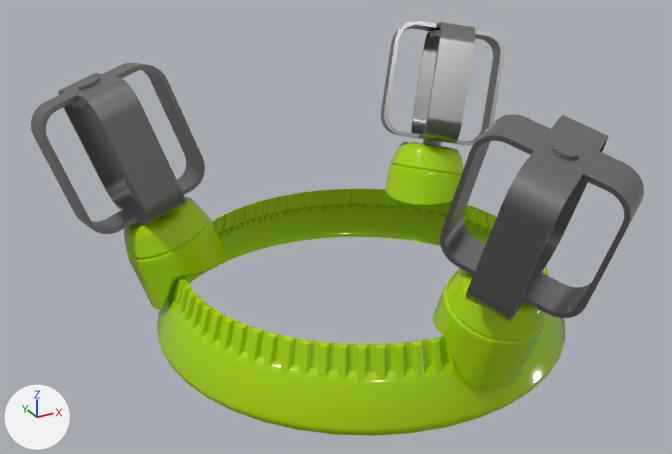
The glTF model static/models/burn_craft_mixer.glb: old version first, new version second.
Camera for both pictures: a 50 mm lens placed at (-9.46, -16.06, 10.47), pointed at (-1.02, -0.72, 2.8). Lighting does not change. The marker at lower left points along +X, +Y and +Z. Where no turn or scale is listed for an object, it has been applied to the vertices.
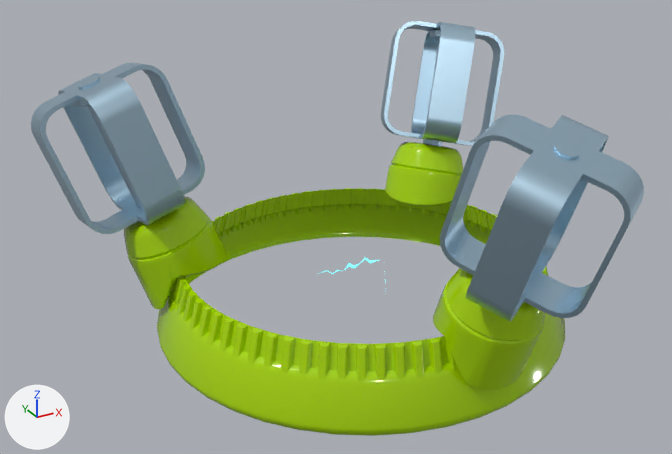
Commit message: Update mixer

What changed in the scene script:
```text
Change mat_rubber_a_003:
    mat_rubber_a_003.base_color: (0.311, 0.311, 0.311) -> (0.489, 0.677, 0.814)  # grey #979797 -> blue #bad7e9
Add mat_lightning:
    mat_lightning = principled_material('lightning')
    mat_lightning.base_color = (0.8, 0.8, 0.8)  # white #e7e7e7
    mat_lightning.emission_color = (0.0248, 0.888, 1.0)  # cyan #2cf2ff
    mat_lightning.emission_strength = 1.0
Add me_plane_004:
    me_plane_004.from_pydata([(0.86, 0.54, 1.09), (-0.86, 0.54, 1.11), (-0.57, 0.54, 1.16), (-0.29, 0.54, 1.11), (0.0, 0.54, 1.11), (0.29, 0.54, 1.11), (0.57, 0.54, 1.06), (0.57, 0.54, 1.14), (0.29, 0.54, 1.14), (0.0, 0.54, 1.21), (-0.29, 0.54, 1.08), (-0.57, 0.54, 1.14), (0.43, 0.54, 1.19), (0.43, 0.54, 1.26), (0.14, 0.54, 1.03), (0.14, 0.54, 1.12), (-0.14, 0.54, 1.03), (-0.14, 0.54, 1.04), (-0.43, 0.54, 1.05), (-0.43, 0.54, 1.02)], [], [(2, 11, 1), (0, 7, 6), (12, 13, 8), (12, 8, 5), (14, 15, 9), (14, 9, 4), (16, 17, 3), (17, 10, 3), (18, 19, 11), (18, 11, 2), (6, 7, 13), (6, 13, 12), (5, 8, 15), (5, 15, 14), (4, 9, 17), (4, 17, 16), (3, 10, 19), (3, 19, 18)])
    me_plane_004.materials.append(mat_lightning)  # white #e7e7e7
Add ob_plane_002:
    ob_plane_002 = bpy.data.objects.new('Plane.002', me_plane_004)
    ob_plane_002.location = (0.0, 0.0, 0.0)
```

What differs and where, as boxes [x1, y1, x2, y2] in the pictures (672 x 454 px):
'Cylinder.042', recoloured (grey to blue): [440, 114, 644, 322] in both
'Cylinder.041', recoloured (grey to blue): [31, 63, 205, 234] in both
'Cylinder.040', recoloured (grey to blue): [381, 21, 504, 146] in both
'Plane.002', added: after [319, 257, 379, 274]
